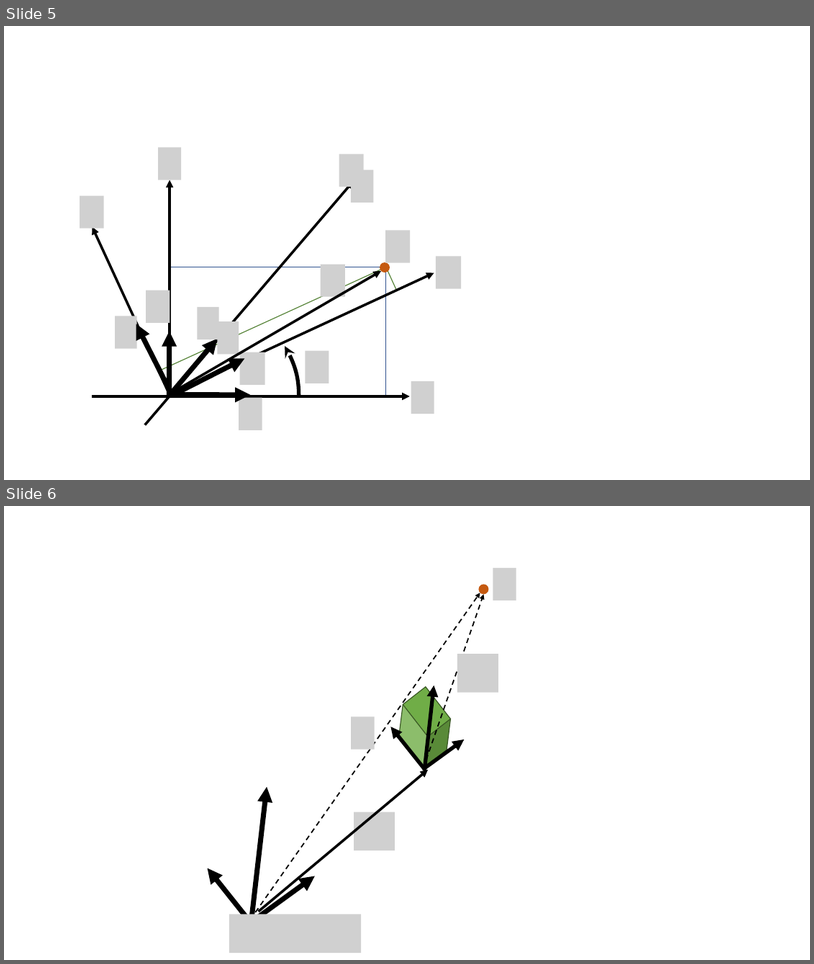
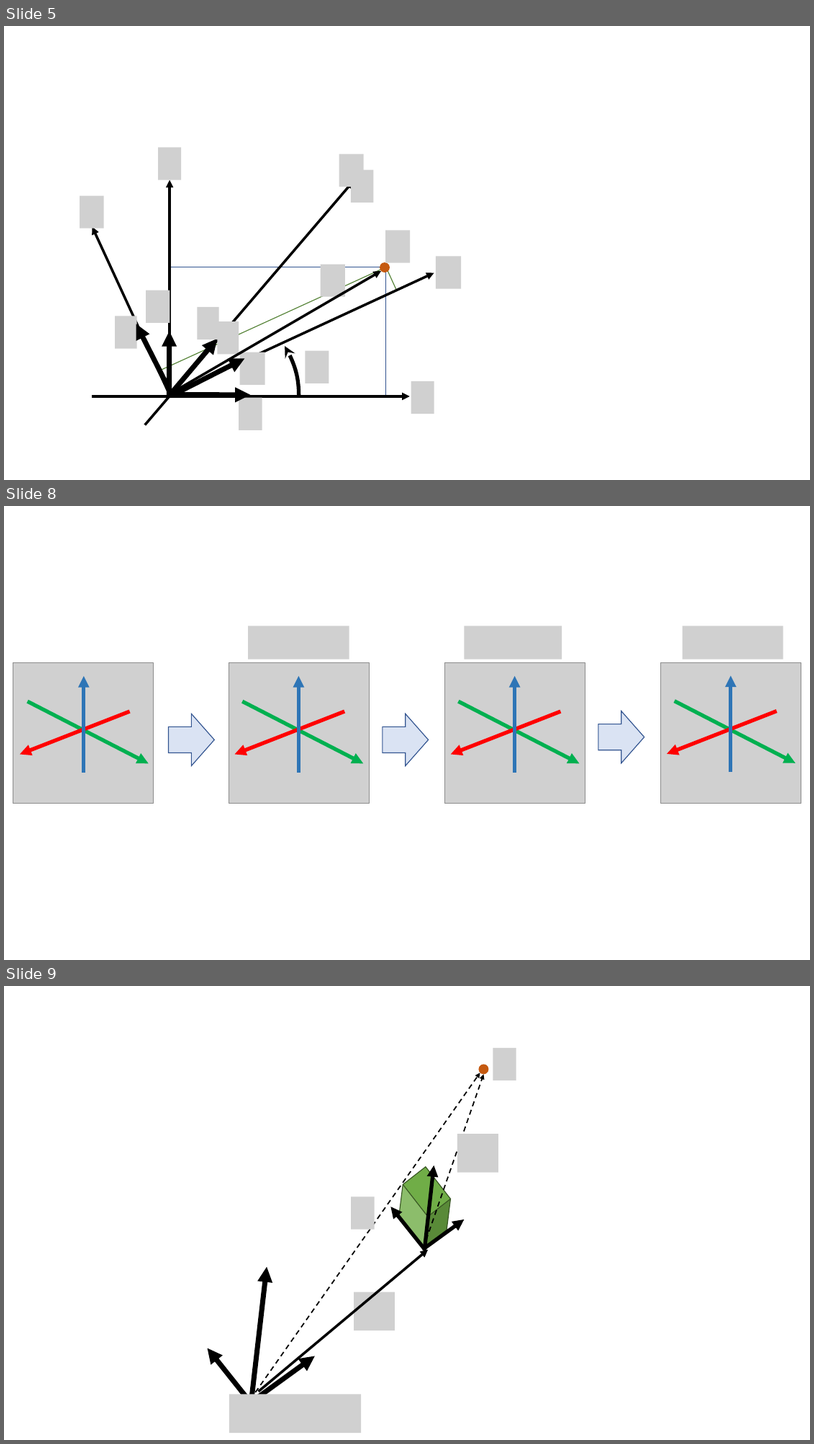
Before and after one commit to rurusasu/Diary, a slide deck: 座標変換.pptx. Shown one above the other, each under a label of ours: slides 5 and 6 before the commit, slides 5, 8 and 9 after it; the slides between them are not shown. The pictures are 814x964 and 814x1444 pixels, drawn with LibreOffice and Linux fonts; fonts in the diff are those of the drawing; grey boxes stand for pictures. Boxes give left, top, right and bottom in pixels: in the first picture for what was removed or moved away, otherwise in the second. Text is boxed around its words. In the diff, an @@ line names an element or a change of style, - is before the commit and + after.

```diff
--- a/座標変換.pptx
+++ b/座標変換.pptx
@@ slide 8 added at (4,506,810,960), background #FFFFFF @@
@@ picture added at (248,626,350,659) @@
@@ picture added at (464,626,563,659) @@
@@ picture added at (683,626,784,659) @@
@@ group added at (20,669,149,788): 3 arrows, 3 pictures @@
@@ group added at (235,669,363,788): 3 arrows, 3 pictures @@
@@ group added at (451,669,580,788): 3 arrows, 3 pictures @@
@@ group added at (13,662,802,803): 4 pictures @@
@@ group added at (667,669,796,788): 3 arrows, 3 pictures @@
@@ right arrow added at (169,713,214,765), fill #DAE3F3, outline #325491 1 pt @@
@@ right arrow added at (383,713,429,765), fill #DAE3F3, outline #325491 1 pt @@
@@ right arrow added at (599,711,645,763), fill #DAE3F3, outline #325491 1 pt @@
@@ what was slide 6 is now slide 9 @@
```
Also in this commit, not shown: 2 other slides added, 4 other files.
